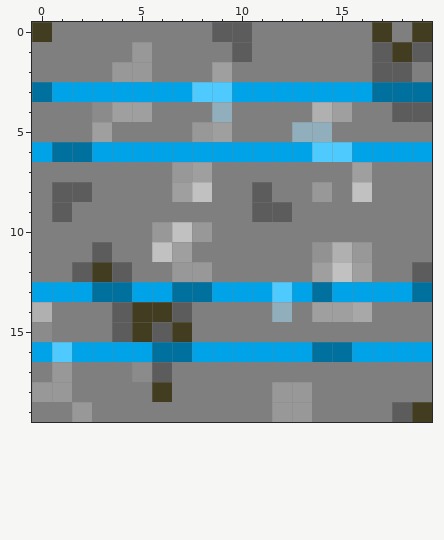
One commit to this pixel-art sprite: src/fiuba/algo3/view/resources/images/textures/chispa.png. That is the earlier state.
The file is 20x20 pixels. Colours within 5 levels of each other are drawn and written as one.
New version:
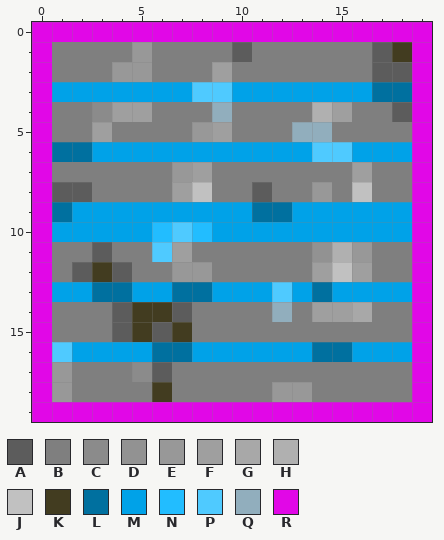
Palette (. is transparent): A #5c5c5c  B #7f7f7f  C #8b8b8b  D #929292  E #989898  F #9f9f9f  G #a8a8a8  H #b0b0b0  J #c1c1c1  K #423c20  L #00709f  M #00a2e8  N #22bdff  P #4fcaff  Q #91aebd  R #e107e7
The exact change:
{"y":0,"x":0,"old":"KBBBBBBBBAABBBBBBKBK","new":"RRRRRRRRRRRRRRRRRRRR"}
{"y":1,"x":0,"old":"B","new":"R"}
{"y":1,"x":19,"old":"A","new":"R"}
{"y":2,"x":0,"old":"B","new":"R"}
{"y":2,"x":19,"old":"B","new":"R"}
{"y":3,"x":0,"old":"L","new":"R"}
{"y":3,"x":19,"old":"L","new":"R"}
{"y":4,"x":0,"old":"B","new":"R"}
{"y":4,"x":19,"old":"A","new":"R"}
{"y":5,"x":0,"old":"B","new":"R"}
{"y":5,"x":19,"old":"B","new":"R"}
{"y":6,"x":0,"old":"M","new":"R"}
{"y":6,"x":19,"old":"M","new":"R"}
{"y":7,"x":0,"old":"B","new":"R"}
{"y":7,"x":19,"old":"B","new":"R"}
{"y":8,"x":0,"old":"B","new":"R"}
{"y":8,"x":19,"old":"B","new":"R"}
{"y":9,"x":0,"old":"BABBBBBBBBBAABBBBBBB","new":"RLMMMMMMMMMLLMMMMMMR"}
{"y":10,"x":0,"old":"BBBBBBEJEBBBBBBBBBBB","new":"RMMMMMNPNMMMMMMMMMMR"}
{"y":11,"x":0,"old":"B","new":"R"}
{"y":11,"x":6,"old":"J","new":"P"}
{"y":11,"x":19,"old":"B","new":"R"}
{"y":12,"x":0,"old":"B","new":"R"}
{"y":12,"x":19,"old":"A","new":"R"}
{"y":13,"x":0,"old":"M","new":"R"}
{"y":13,"x":19,"old":"L","new":"R"}
{"y":14,"x":0,"old":"H","new":"R"}
{"y":14,"x":19,"old":"B","new":"R"}
{"y":15,"x":0,"old":"C","new":"R"}
{"y":15,"x":19,"old":"B","new":"R"}
{"y":16,"x":0,"old":"M","new":"R"}
{"y":16,"x":19,"old":"M","new":"R"}
{"y":17,"x":0,"old":"B","new":"R"}
{"y":17,"x":19,"old":"B","new":"R"}
{"y":18,"x":0,"old":"E","new":"R"}
{"y":18,"x":19,"old":"B","new":"R"}
{"y":19,"x":0,"old":"BBEBBBBBBBBBEEBBBBAK","new":"RRRRRRRRRRRRRRRRRRRR"}
{"label":"changed","picture_box":[32,22,432,422]}
